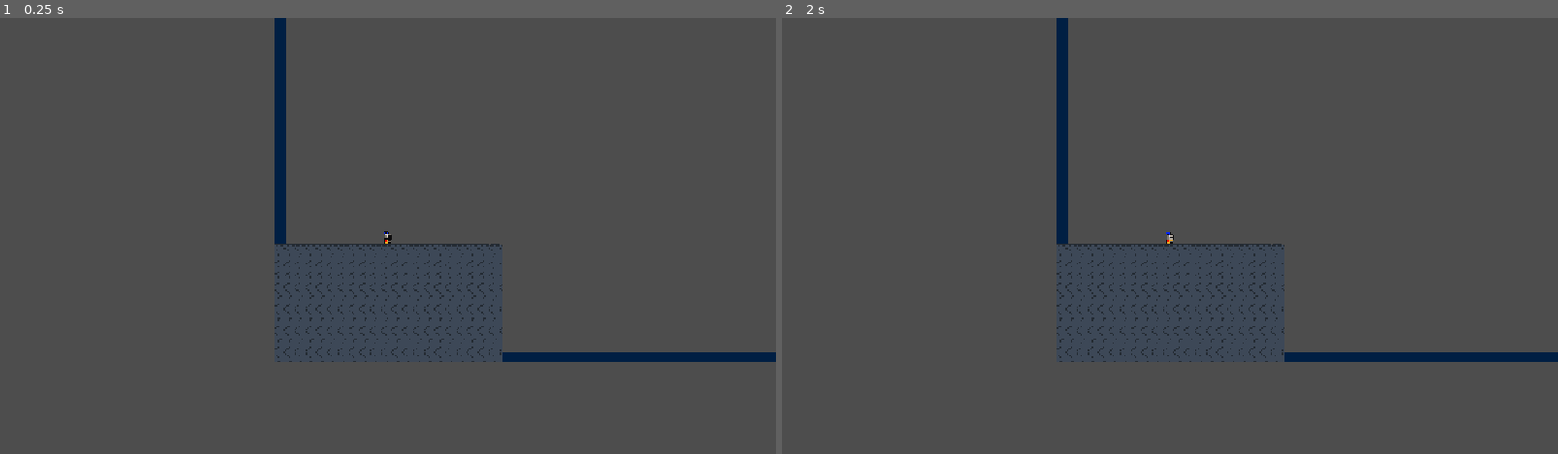
Above: before the commit, frames 1-2 (left to right).
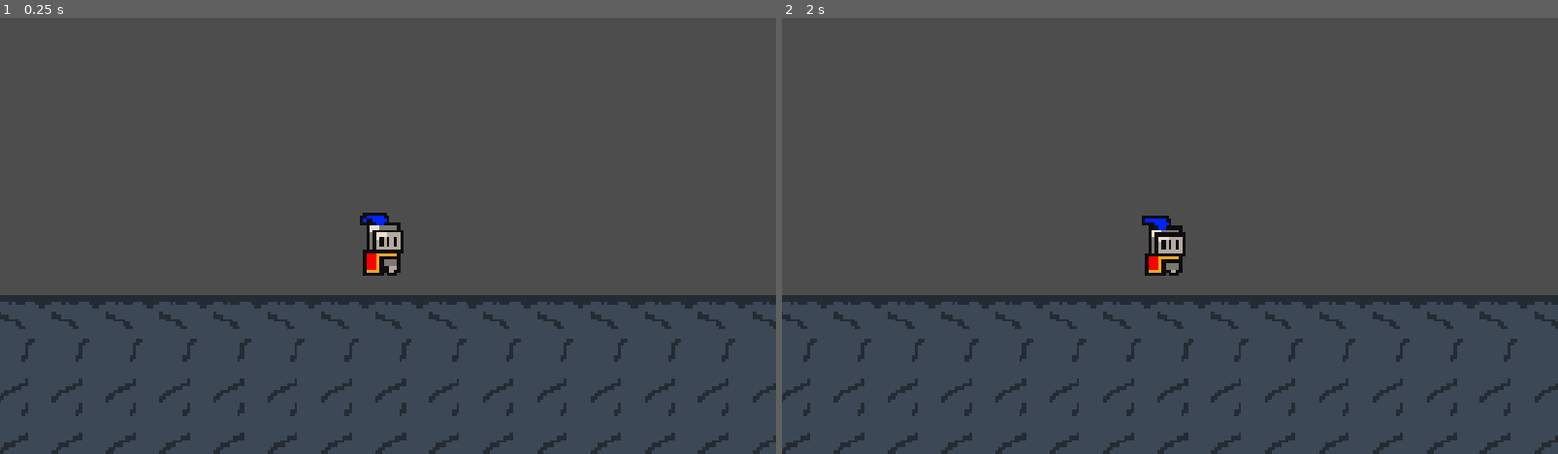
Above: after the commit, the same moments.

Repository: Ben016dev/AtomicBomb
Game: Godot game, scene res://scenes/node_2d.tscn
The game is run twice, just before and just after one commit, with the same random seed, the same clock (stepped at 60 frames per second) and the same inputs.
Inputs:
- Up to frame 1 (0.25 s): no input
- Up to frame 2 (2 s): tap Enter at 1.25 s

The runs differ from the first frame. In frame 1, 7.6% of the frame differs, in the area x 0-100%, y 0-100%; in frame 2, 7.5%.

Commit message:
gh

Diff:
--- a/blank_game/scenes/node_2d.tscn
+++ b/blank_game/scenes/node_2d.tscn
@@ -48,11 +48,15 @@
 
 [node name="Background" type="TileMapLayer" parent="." unique_id=1192402420]
 position = Vector2(0, 7.999999)
+scale = Vector2(5, 5)
 tile_map_data = PackedByteArray("AADB/8v/BAAFAAEAAADB/8z/BAAFAAEAAADB/83/BAAFAAEAAADB/87/BAAFAAEAAADB/8//BAAFAAEAAADB/9 …(15040 unchanged characters)…
 tile_set = SubResource("TileSet_7s81a")
 script = ExtResource("3_04qyp")
 
 [node name="CharacterBody2D" parent="." unique_id=1725864009 instance=ExtResource("4_4vge2")]
-position = Vector2(167, 444)
+position = Vector2(711.99994, 2160)
+scale = Vector2(5, 5)
 
 [node name="Camera2D" type="Camera2D" parent="CharacterBody2D" unique_id=301579136]
+position = Vector2(1.4000121, 0)
+position_smoothing_enabled = true
--- a/blank_game/scripts/background.gd
+++ b/blank_game/scripts/background.gd
@@ -1,4 +1,4 @@
-#extends TileMapLayer
+extends TileMapLayer
 
 #var tiless
 #var map
